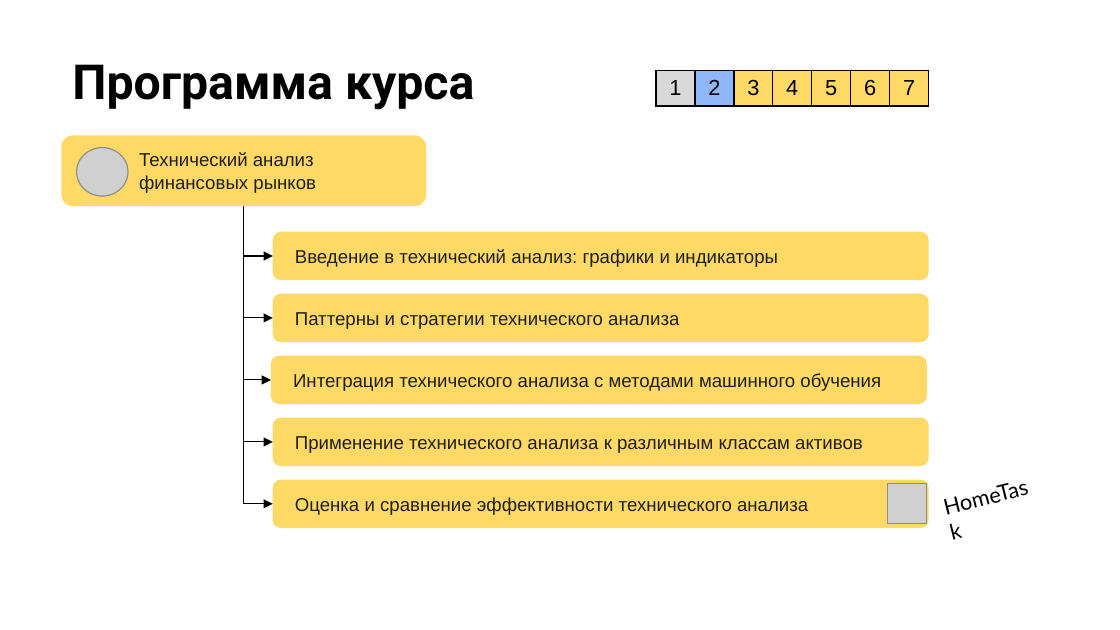
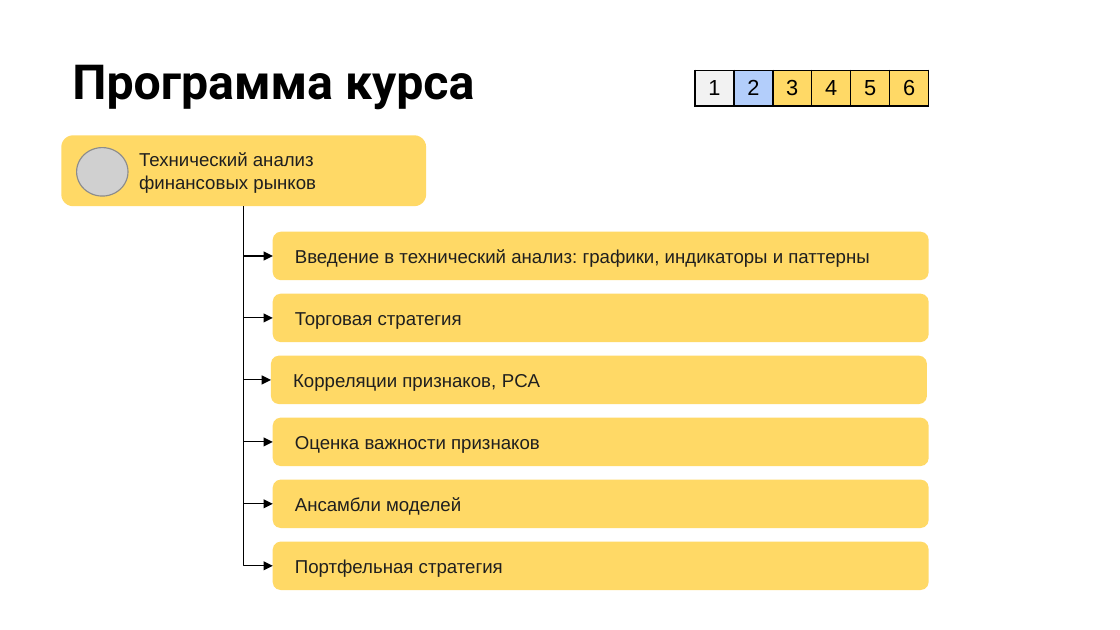
Before and after one commit to stureiko/Otus_lectures, a slide deck: slide 14 of FinML/01 - Intro/Presentation/01 - Intro.pptx (slide 13 before the commit). Drawn at 1120x630 pixels with LibreOffice and Linux fonts; fonts in the diff are those of the drawing; grey boxes stand for pictures; background and template pictures are left out. Boxes give left, top, right and bottom in pixels: in the first picture for what was removed or moved away, otherwise in the second. Text is boxed around its words. In the diff, an @@ line names an element or a change of style, - is before the commit and + after.

```diff
--- a/FinML/01 - Intro/Presentation/01 - Intro.pptx
+++ b/FinML/01 - Intro/Presentation/01 - Intro.pptx
@@ table at [696, 71, 931, 108] @@
-column 7: 7
@@ table: place and size @@
-table at [656, 71, 931, 108]
+table at [696, 71, 931, 108]
@@ elbow arrow added from (244, 206) to (273, 566), #000000 0.75 pt @@
@@ text in rounded rectangle at [295, 249, 869, 267]: text changed @@
-Введение в технический анализ: графики и индикаторы
+Введение в технический анализ: графики, индикаторы и паттерны
@@ text in rounded rectangle at [295, 312, 462, 329]: text changed @@
-Паттерны и стратегии технического анализа
+Торговая стратегия
@@ text in rounded rectangle at [293, 374, 540, 391]: text changed @@
-Интеграция технического анализа с методами машинного обучения
+Корреляции признаков, PCA
@@ text in rounded rectangle at [295, 436, 540, 453]: text changed @@
-Применение технического анализа к различным классам активов
+Оценка важности признаков
@@ text removed at [929, 464, 1049, 529] @@
-HomeTask
@@ text in rounded rectangle at [295, 497, 461, 515]: text changed @@
-Оценка и сравнение эффективности технического анализа
+Ансамбли моделей
@@ picture removed at [887, 484, 926, 523] @@
@@ rounded rectangle added at [273, 542, 930, 590], fill #FFD966, 12 pt, text #1F1F1F @@
+Портфельная стратегия
```
Also in this commit, not shown: 8 other slides changed, 10 slides added, 9 slides removed, 44 other files.
